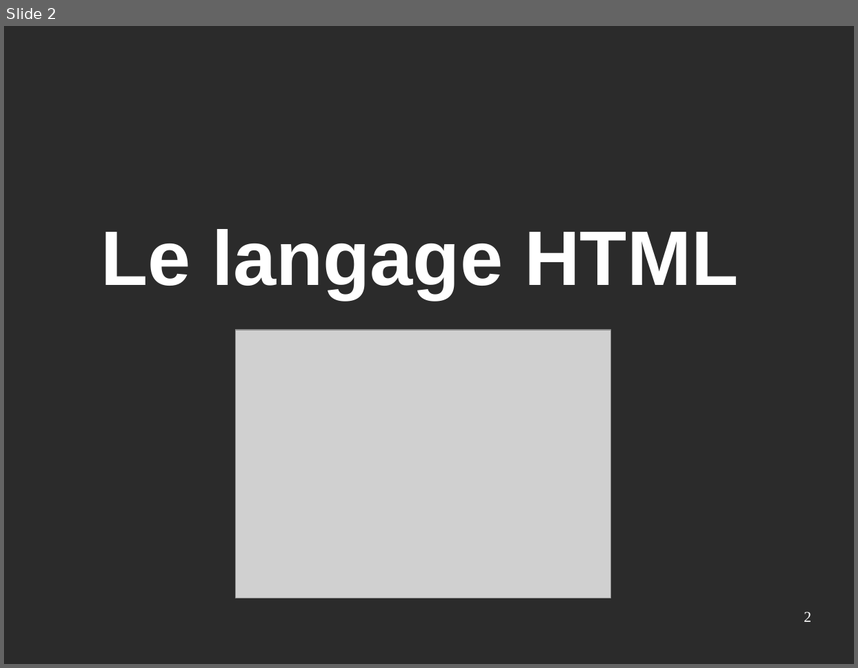
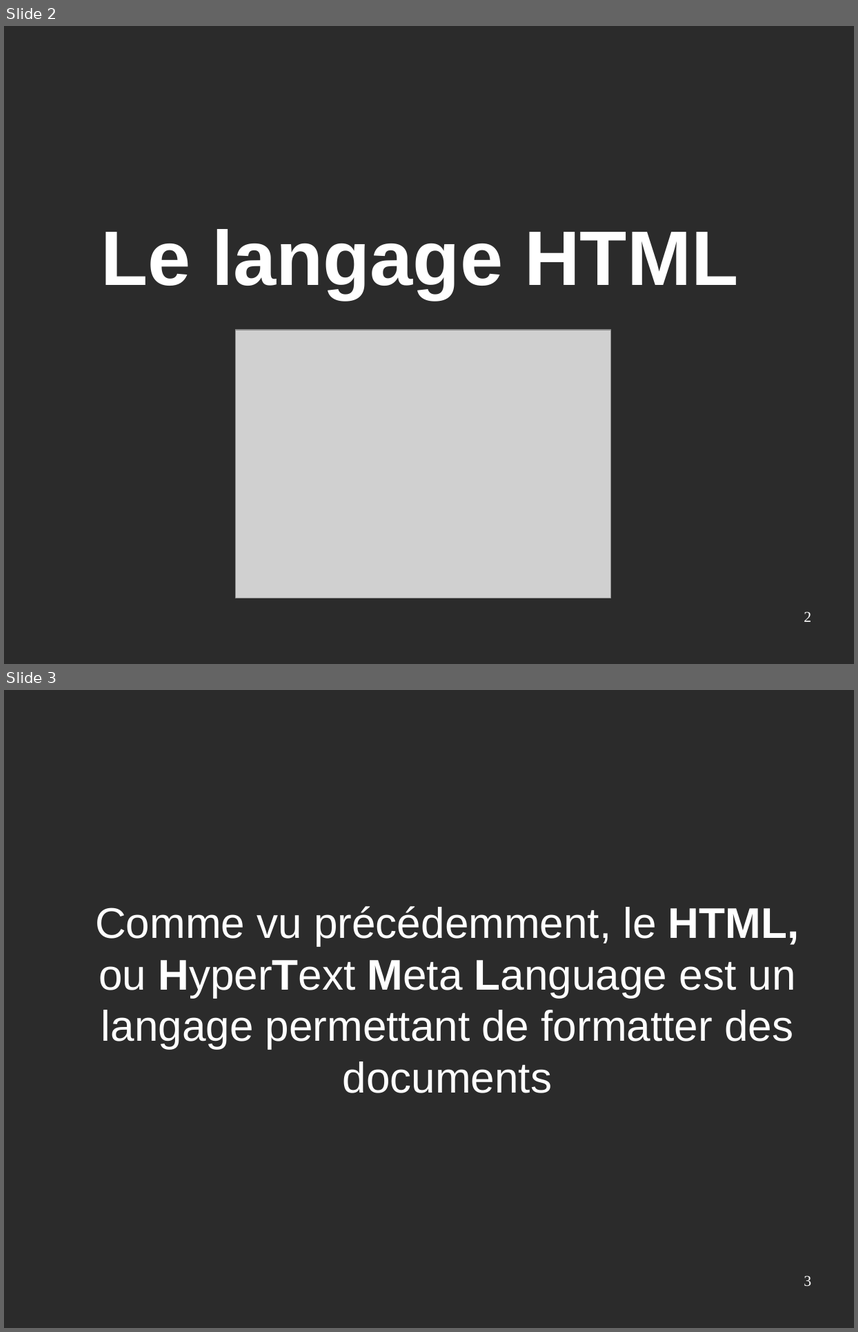
Before and after one commit to Eirbware/Formation, a slide deck: presentations/html.odp. Shown one above the other, each under a label of ours: slide 2 before the commit, slides 2 and 3 after it. The pictures are 858x668 and 858x1332 pixels, drawn with LibreOffice and Linux fonts; fonts in the diff are those of the drawing; grey boxes stand for pictures; background and template pictures are left out; a plain dark background stands for a picture behind light text. Boxes give left, top, right and bottom in pixels: in the first picture for what was removed or moved away, otherwise in the second. Text is boxed around its words. In the diff, an @@ line names an element or a change of style, - is before the commit and + after.

Commit message:
[HTML] Quelque slides

```diff
--- a/presentations/html.odp
+++ b/presentations/html.odp
@@ slide 3 added at (x1=4, y1=690, x2=854, y2=1328), background picture (left out) @@
@@ text added at (x1=95, y1=906, x2=799, y2=1093), 40 pt, text #FFFFFF @@
+Comme vu précédemment, le HTML, ou HyperText Meta Language est un langage permettant de formatter des documents
@@ page number added at (x1=804, y1=1275, x2=811, y2=1286), 14 pt, text #FFFFFF @@
+3
```
Also in this commit, not shown: 2 other slides added.
